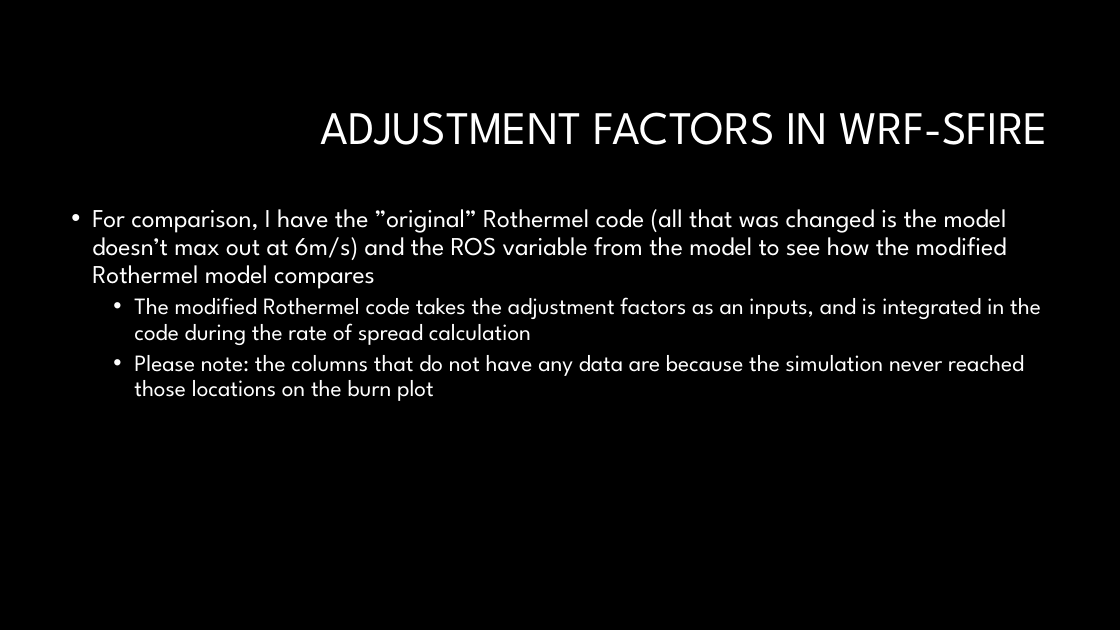
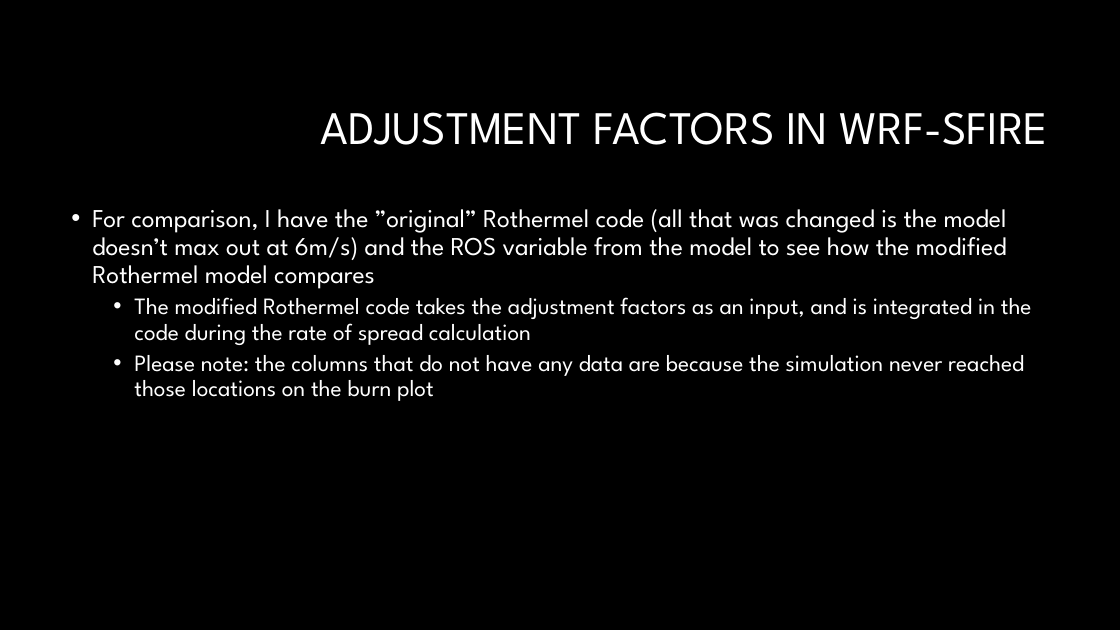
Before and after one commit to Jeremy-Benik/Meeting_Notes, a slide deck: slide 10 of Presentations/Adjustment_Factors.pptx (slide 9 before the commit). Drawn at 1120x630 pixels with LibreOffice and Linux fonts; fonts in the diff are those of the drawing; background and template pictures are left out. Boxes give left, top, right and bottom in pixels: in the first picture for what was removed or moved away, otherwise in the second. Text is boxed around its words. In the diff, an @@ line names an element or a change of style, - is before the commit and + after.

```diff
--- a/Presentations/Adjustment_Factors.pptx
+++ b/Presentations/Adjustment_Factors.pptx
@@ text at (134,297,1032,345): text changed @@
-  • The modified Rothermel code takes the adjustment factors as an inputs, and is integrated in the code during the rate of spread calculation
+  • The modified Rothermel code takes the adjustment factors as an input, and is integrated in the code during the rate of spread calculation
```
Also in this commit, not shown: 5 other slides changed, 1 slide added, 1 other file.
